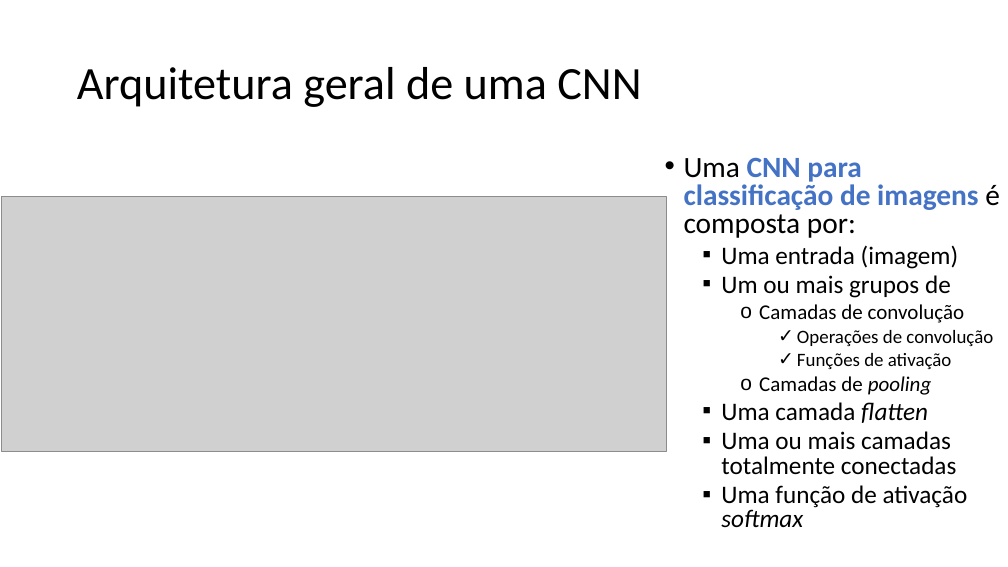
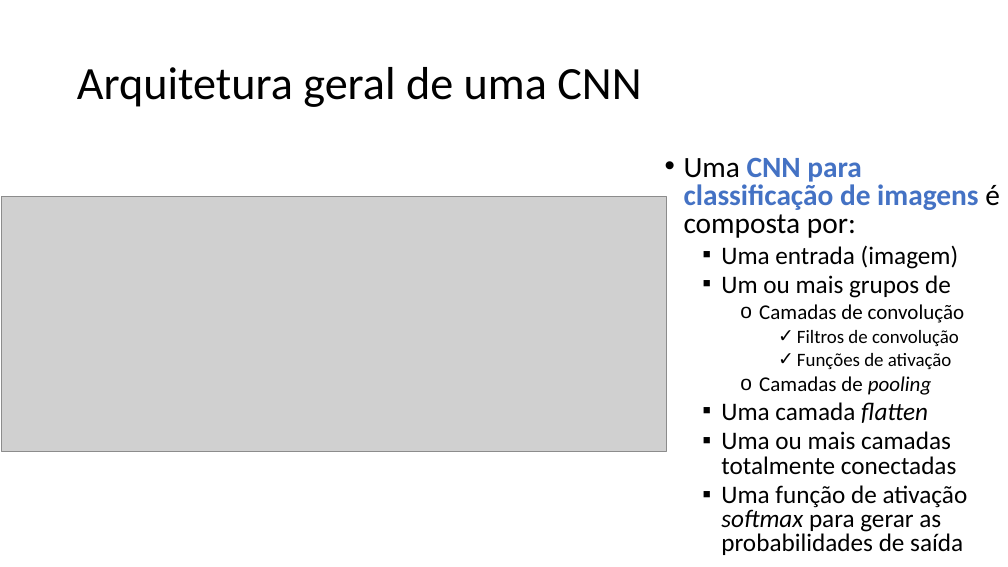
Before and after one commit to zz4fap/c24_inteligencia_artificial, a slide deck: slide 21 of slides/C24_CNN.pptx. Drawn at 1008x567 pixels with LibreOffice and Linux fonts; fonts in the diff are those of the drawing; grey boxes stand for pictures. Boxes give left, top, right and bottom in pixels: in the first picture for what was removed or moved away, otherwise in the second. Text is boxed around its words. In the diff, an @@ line names an element or a change of style, - is before the commit and + after.

```diff
--- a/slides/C24_CNN.pptx
+++ b/slides/C24_CNN.pptx
@@ text at (797, 330, 959, 346): text changed @@
-      ✓ Operações de convolução
+      ✓ Filtros de convolução
@@ text at (721, 485, 968, 555): text changed @@
-  ▪ Uma função de ativação softmax
+  ▪ Uma função de ativação softmax para gerar as probabilidades de saída
```
Also in this commit, not shown: 13 other slides changed, 2 slides added, 2 other files.
